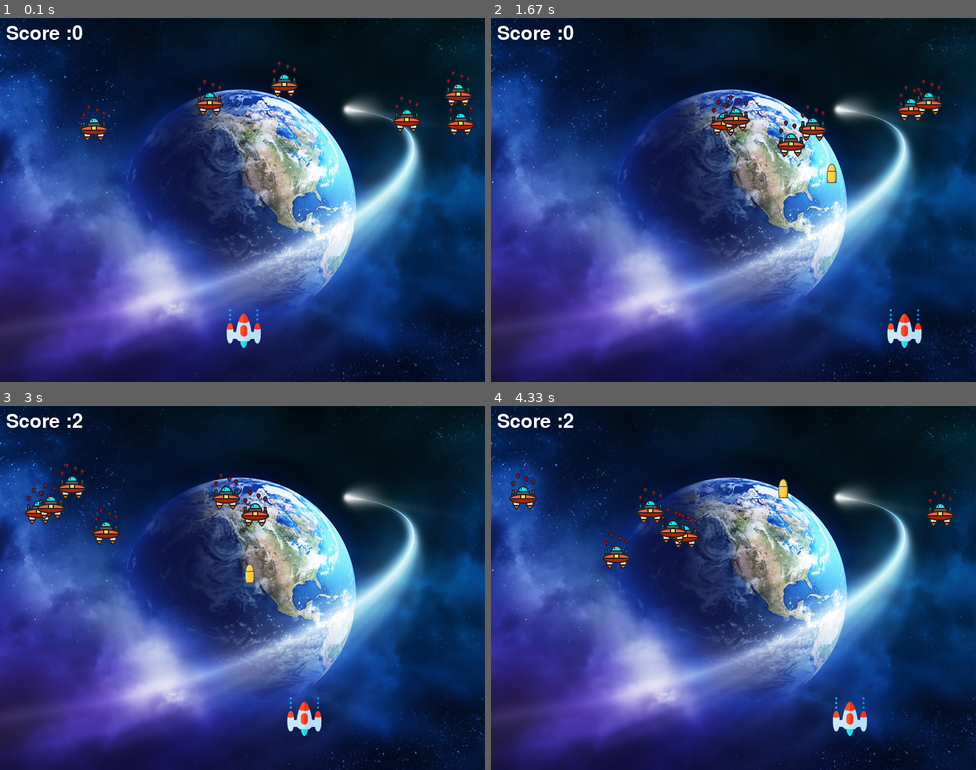
Above: before the commit, frames 1-4 (two rows, left to right).
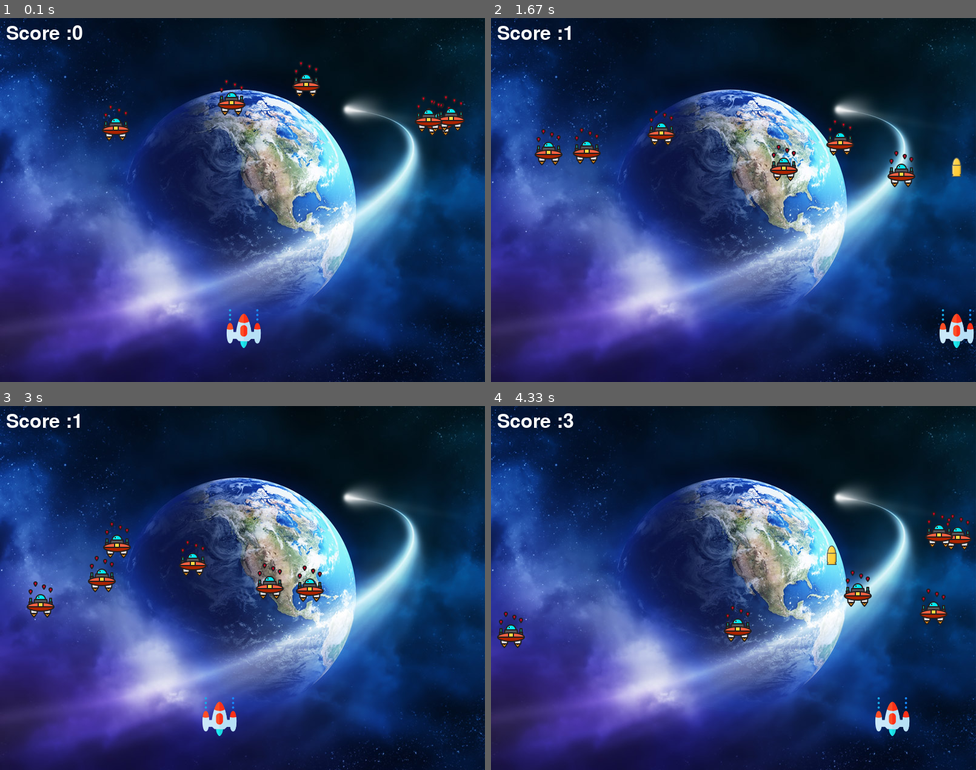
Above: after the commit, the same moments.

Repository: YEOWEIHNGWHYELAB/Simple-Space-Invaders-Pygame
Game: pygame game, started from Space_Invader.py
Same seed, same stepped clock (60 frames per second), same inputs: the game is played once before the commit and once after it.
Inputs:
- Up to frame 1 (0.1 s): no input
- Up to frame 2 (1.67 s): tap Space at 0.33, 0.73, 1.03, 1.23, 1.53 s; hold Right 0.67-1.13 s; hold Right 1.17-1.63 s
- Up to frame 3 (3 s): hold Left 1.67-2.2 s; tap Space at 1.73, 2.03, 2.3, 2.6, 2.73 s; hold Left 2.23-2.63 s; hold Right from 2.67 s (still down)
- Up to frame 4 (4.33 s): tap Space at 3.03, 3.4, 3.7, 3.9, 4.2 s; release Right at 3.3 s; hold Left 3.33-3.8 s; hold Right 3.83-4.3 s

The runs differ from the first frame. In frame 1, 2.7% of the frame differs, in the area x 16-98%, y 11-34%; in frame 2, 4.1%, in the area x 9-100%, y 2-91%; in frame 3, 4.1%; in frame 4, 4.1%.

Commit message:
Added Delay to the game so that a faster computer will not run the game faster.

Diff:
--- a/Space_Invader.py
+++ b/Space_Invader.py
@@ -99,7 +99,8 @@
 # Game Loop
 running = True  # Assign a variable with Boolean True first
 while running:
-
+    # Delay
+    pygame.time.delay(5)
     # RGB - Red, Green, Blue
     screen.fill((0, 0, 0))
     # Background Image
